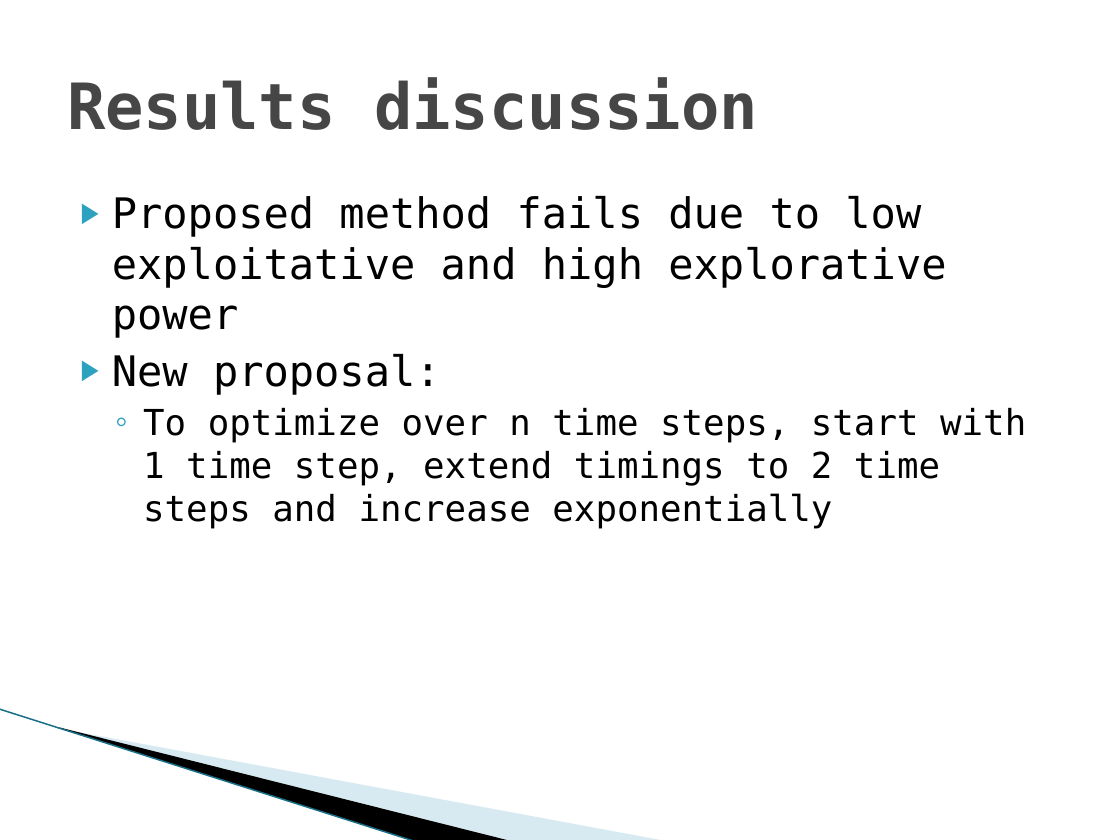
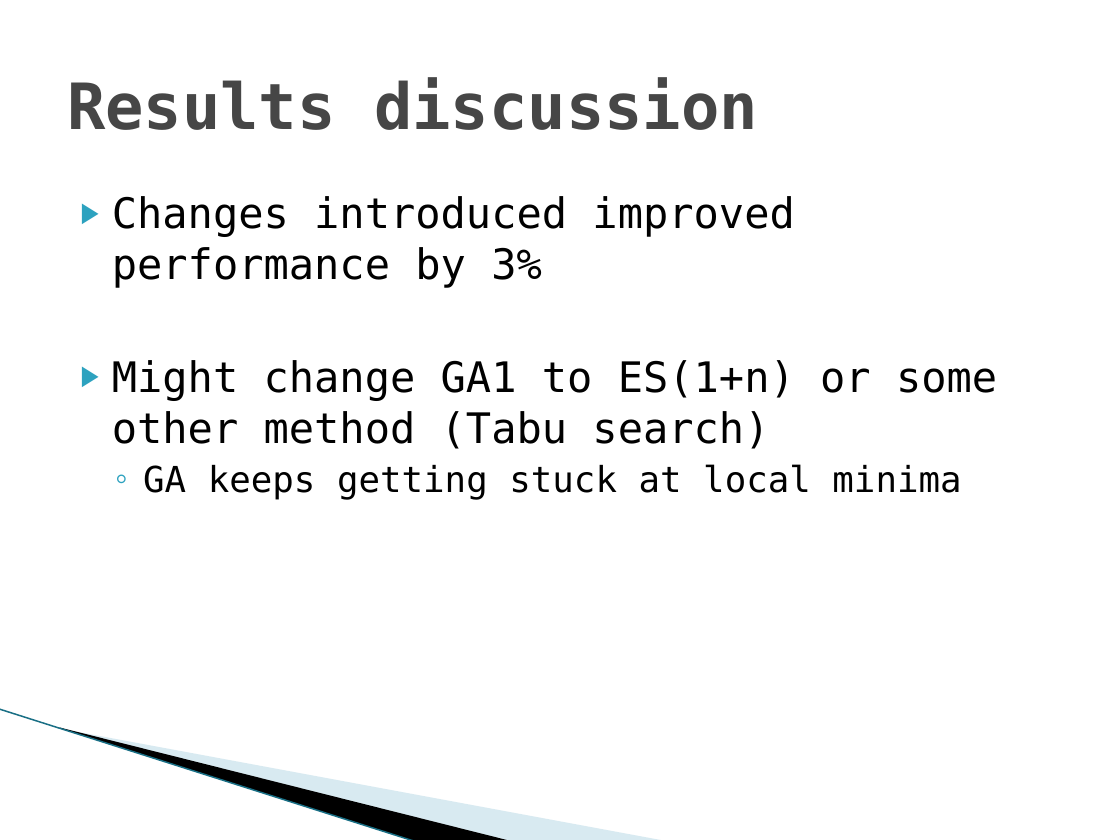
Before and after one commit to alok20121998/Traffic-Optimization-Project, a slide deck: slide 10 of presentation/bachelor/presentation 1/Sem_2_presentation_2.pptx (slide 9 before the commit). Drawn at 1120x840 pixels with LibreOffice and Linux fonts; fonts in the diff are those of the drawing; background and template pictures are left out. Boxes give left, top, right and bottom in pixels: in the first picture for what was removed or moved away, otherwise in the second. Text is boxed around its words. In the diff, an @@ line names an element or a change of style, - is before the commit and + after.

```diff
--- a/presentation/bachelor/presentation 1/Sem_2_presentation_2.pptx
+++ b/presentation/bachelor/presentation 1/Sem_2_presentation_2.pptx
@@ text at (x1=112, y1=196, x2=997, y2=500): text changed; size 23 to 27 pt @@
-▶ Proposed method fails due to low exploitative and high explorative power
-▶ New proposal:
-  ◦ To optimize over n time steps, start with 1 time step, extend timings to 2 time steps and increase exponentially
+▶ Changes introduced improved performance by 3%
+▶ Might change GA1 to ES(1+n) or some other method (Tabu search)
+  ◦ GA keeps getting stuck at local minima
```
Also in this commit, not shown: 2 other slides changed, 1 slide added, 1 slide removed, 6 other files.
